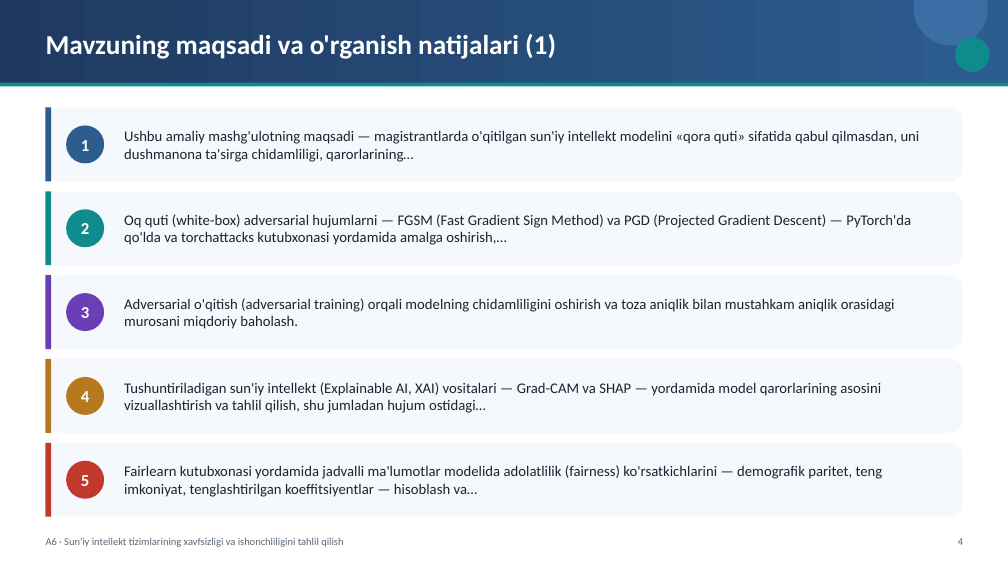
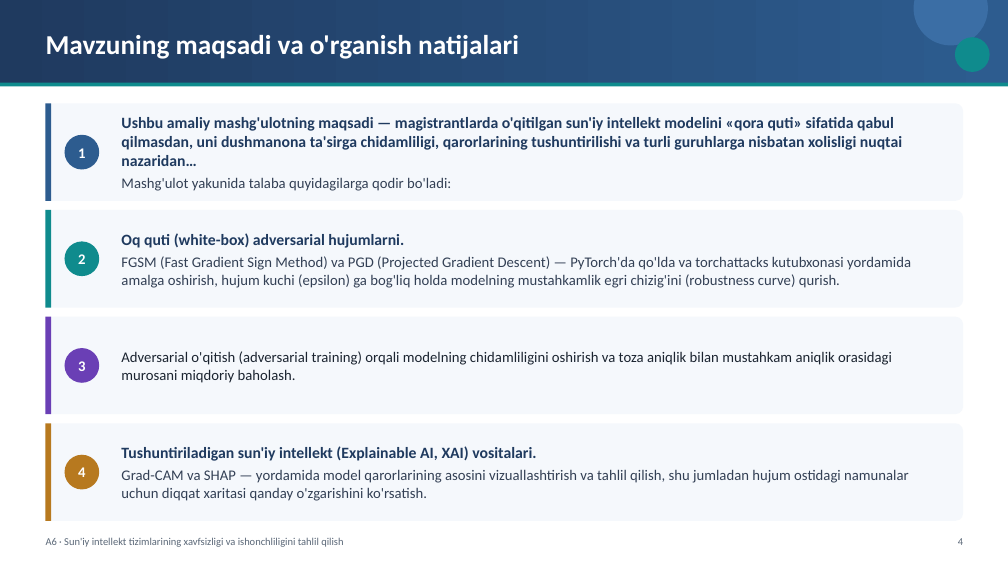
Before and after one commit to sayka7/ktm_labs, a slide deck: slide 4 of slaydlar/A6.pptx. Drawn at 1008x567 pixels with LibreOffice and Linux fonts; fonts in the diff are those of the drawing. Boxes give left, top, right and bottom in pixels: in the first picture for what was removed or moved away, otherwise in the second. Text is boxed around its words. In the diff, an @@ line names an element or a change of style, - is before the commit and + after.

```diff
--- a/slaydlar/A6.pptx
+++ b/slaydlar/A6.pptx
@@ text at bbox=[46, 35, 519, 59]: text changed @@
-Mavzuning maqsadi va o'rganish natijalari (1)
+Mavzuning maqsadi va o'rganish natijalari
@@ rounded rectangle: place and size @@
-rounded rectangle at bbox=[45, 107, 963, 181]
+rounded rectangle at bbox=[45, 104, 963, 201]
@@ rectangle: place and size @@
-rectangle at bbox=[45, 107, 51, 181]
+rectangle at bbox=[45, 104, 51, 201]
@@ text at bbox=[121, 117, 902, 191]: text changed; size 14 to 15 pt; text colour #1B2430 to #1F3A5F; bold on @@
-Ushbu amaliy mashg'ulotning maqsadi — magistrantlarda o'qitilgan sun'iy intellekt modelini «qora quti» sifatida qabul qilmasdan, uni dushmanona ta'sirga chidamliligi, qarorlarining…
+Ushbu amaliy mashg'ulotning maqsadi — magistrantlarda o'qitilgan sun'iy intellekt modelini «qora quti» sifatida qabul qilmasdan, uni dushmanona ta'sirga chidamliligi, qarorlarining tushuntirilishi va turli guruhlarga nisbatan xolisligi nuqtai nazaridan…
+Mashg'ulot yakunida talaba quyidagilarga qodir bo'ladi:
@@ ellipse "1": place and size @@
-ellipse "1" at bbox=[66, 126, 104, 163]
+ellipse "1" at bbox=[64, 135, 99, 169]
@@ rounded rectangle: place and size @@
-rounded rectangle at bbox=[45, 191, 963, 265]
+rounded rectangle at bbox=[45, 210, 963, 308]
@@ rectangle: place and size @@
-rectangle at bbox=[45, 191, 51, 265]
+rectangle at bbox=[45, 210, 51, 308]
@@ text at bbox=[121, 233, 911, 288]: text changed; text colour #1B2430 to #334055 @@
-Oq quti (white-box) adversarial hujumlarni — FGSM (Fast Gradient Sign Method) va PGD (Projected Gradient Descent) — PyTorch'da qo'lda va torchattacks kutubxonasi yordamida amalga oshirish,…
+Oq quti (white-box) adversarial hujumlarni.
+FGSM (Fast Gradient Sign Method) va PGD (Projected Gradient Descent) — PyTorch'da qo'lda va torchattacks kutubxonasi yordamida amalga oshirish, hujum kuchi (epsilon) ga bog'liq holda modelning mustahkamlik egri chizig'ini (robustness curve) qurish.
@@ ellipse "2": place and size @@
-ellipse "2" at bbox=[66, 209, 104, 247]
+ellipse "2" at bbox=[64, 241, 99, 276]
@@ rounded rectangle: place and size @@
-rounded rectangle at bbox=[45, 275, 963, 349]
+rounded rectangle at bbox=[45, 317, 963, 414]
@@ rectangle: place and size @@
-rectangle at bbox=[45, 275, 51, 349]
+rectangle at bbox=[45, 317, 51, 414]
@@ text "Adversarial o'qitish (adversarial training) orqali ...": place and size @@
-text "Adversarial o'qitish (adversarial training) orqali ..." at bbox=[124, 298, 895, 329]
+text "Adversarial o'qitish (adversarial training) orqali ..." at bbox=[121, 351, 892, 383]
@@ ellipse "3": place and size @@
-ellipse "3" at bbox=[66, 293, 104, 331]
+ellipse "3" at bbox=[64, 348, 99, 383]
@@ proportions changed in 4 elements at bbox=[45, 104, 963, 201], bbox=[45, 210, 963, 308], bbox=[45, 317, 963, 414], bbox=[45, 423, 963, 521] @@
@@ rounded rectangle: place and size @@
-rounded rectangle at bbox=[45, 359, 963, 433]
+rounded rectangle at bbox=[45, 423, 963, 521]
@@ rectangle: place and size @@
-rectangle at bbox=[45, 359, 51, 433]
+rectangle at bbox=[45, 423, 51, 521]
@@ rounded rectangle removed at bbox=[45, 443, 963, 517] @@
@@ rectangle removed at bbox=[45, 443, 51, 517] @@
@@ text at bbox=[121, 446, 909, 501]: text changed; text colour #1B2430 to #334055 @@
-Tushuntiriladigan sun'iy intellekt (Explainable AI, XAI) vositalari — Grad-CAM va SHAP — yordamida model qarorlarining asosini vizuallashtirish va tahlil qilish, shu jumladan hujum ostidagi…
+Tushuntiriladigan sun'iy intellekt (Explainable AI, XAI) vositalari.
+Grad-CAM va SHAP — yordamida model qarorlarining asosini vizuallashtirish va tahlil qilish, shu jumladan hujum ostidagi namunalar uchun diqqat xaritasi qanday o'zgarishini ko'rsatish.
@@ size 16 to 14 pt in 4 elements at bbox=[64, 135, 99, 169], bbox=[64, 241, 99, 276], bbox=[64, 348, 99, 383], bbox=[64, 454, 99, 489] @@
@@ ellipse "4": place and size @@
-ellipse "4" at bbox=[66, 377, 104, 415]
+ellipse "4" at bbox=[64, 454, 99, 489]
@@ ellipse removed at bbox=[66, 461, 104, 498] @@
-5
@@ text removed at bbox=[124, 465, 883, 497] @@
-Fairlearn kutubxonasi yordamida jadvalli ma'lumotlar modelida adolatlilik (fairness) ko'rsatkichlarini — demografik paritet, teng imkoniyat, tenglashtirilgan koeffitsiyentlar — hisoblash va…
```
Also in this commit, not shown: 39 other slides changed, 3 slides added, 21 other files.
